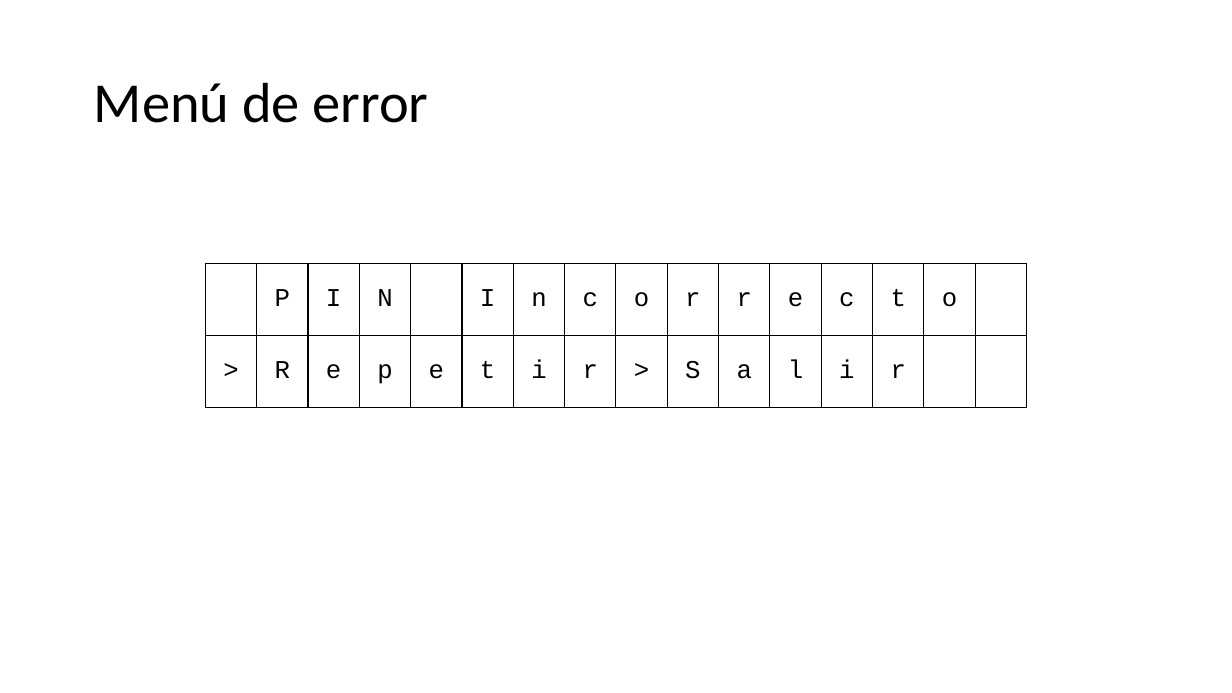
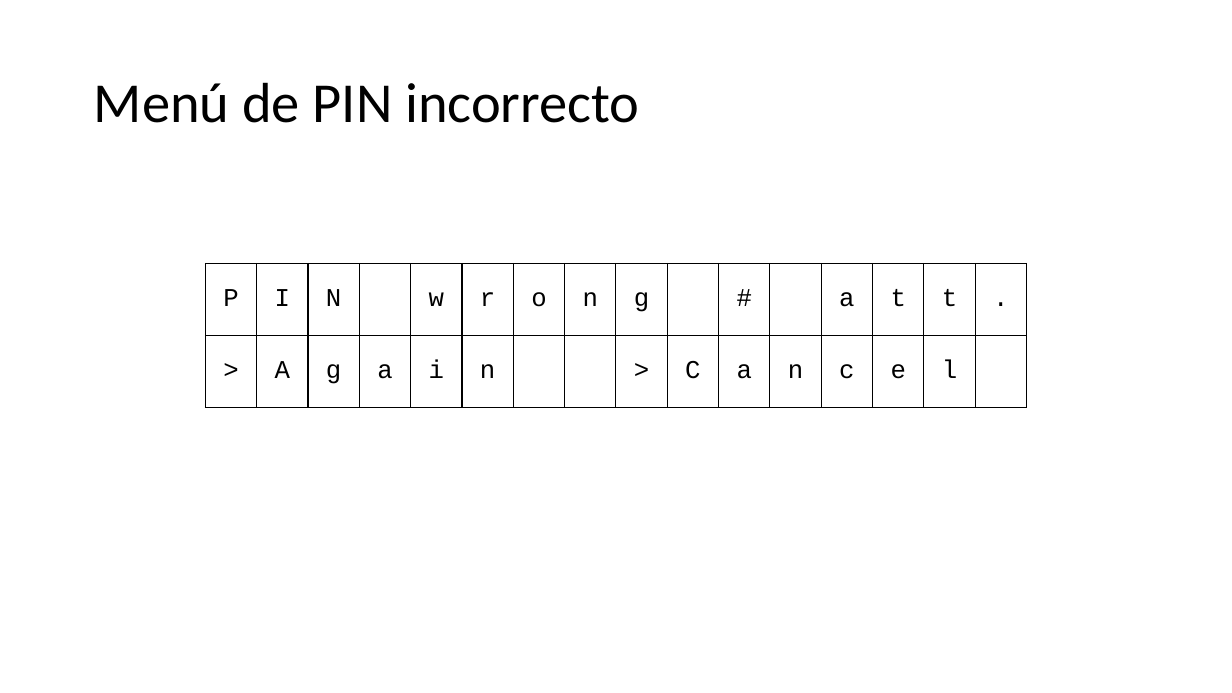
Before and after one commit to JaviHorta/firmware, a slide deck: slide 5 of menus sistema de alarma.pptx (slide 6 before the commit). Drawn at 1232x693 pixels with LibreOffice and Linux fonts; fonts in the diff are those of the drawing. Boxes give left, top, right and bottom in pixels: in the first picture for what was removed or moved away, otherwise in the second. Text is boxed around its words. In the diff, an @@ line names an element or a change of style, - is before the commit and + after.

Commit message:
Añadida característica para limitar número de intentos fallidos al introducir PIN. Cambios menores. Corrección de errores

```diff
--- a/menus sistema de alarma.pptx
+++ b/menus sistema de alarma.pptx
@@ title at [94, 82, 639, 123]: text changed @@
-Menú de error
+Menú de PIN incorrecto
@@ table at [205, 263, 1033, 408] @@
-row 1:  | P | I | N |  | I | n | c | o | r | r | e | c | t | o | 
+row 1: P | I | N |  | w | r | o | n | g |  | # |  | a | t | t | .
-row 2: > | R | e | p | e | t | i | r | > | S | a | l | i | r |  | 
+row 2: > | A | g | a | i | n |  |  | > | C | a | n | c | e | l | 
```
Also in this commit, not shown: 7 other slides changed, 2 slides added, 1 other file.
